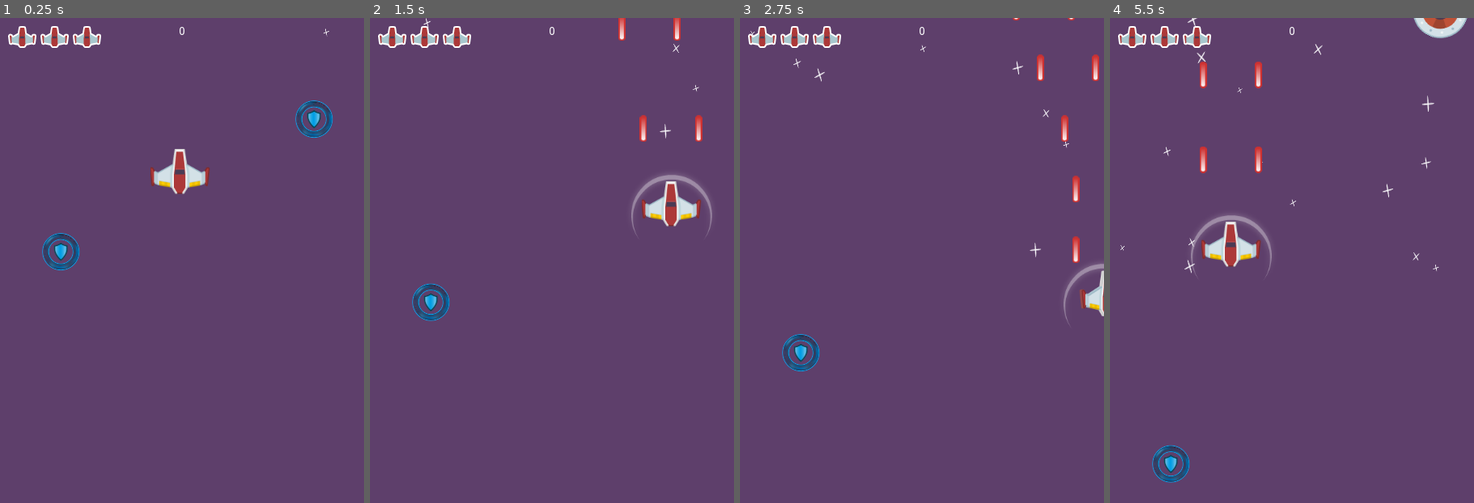
Above: before the commit, frames 1-4 (left to right).
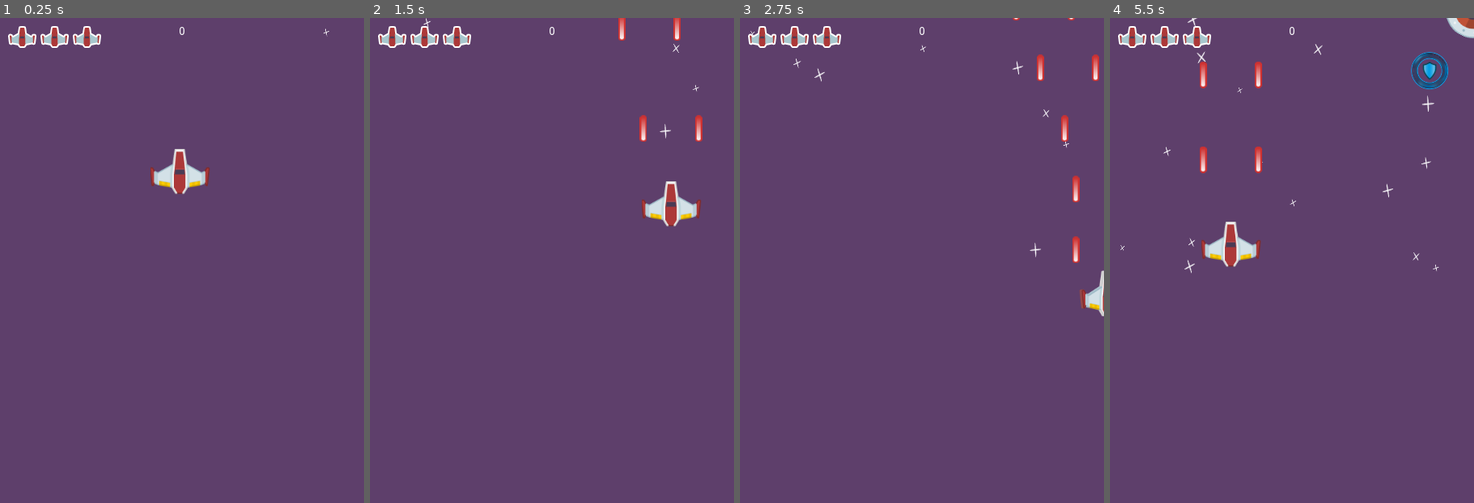
Above: after the commit, the same moments.

Repository: CodeNMore/Yet-Another-Space-Shooter
Game: Godot game, scene res://MainScenes/Gameplay.tscn
Same seed, same stepped clock (60 frames per second), same inputs: the game is played once before the commit and once after it.
Inputs:
- Up to frame 1 (0.25 s): no input
- Up to frame 2 (1.5 s): hold D (move_right) 0.53-1.28 s; hold Space (shoot) 0.53-1.28 s; hold S (move_down) from 1.28 s (still down); tap Space (shoot) at 1.35 s
- Up to frame 3 (2.75 s): release S (move_down) at 2.03 s; hold D (move_right) from 2.03 s (still down); hold Space (shoot) from 2.03 s (still down)
- Up to frame 4 (5.5 s): release D (move_right) at 2.78 s; release Space (shoot) at 2.78 s; hold W (move_up) 2.78-3.53 s; tap Space (shoot) at 2.85, 4.35 s; hold Space (shoot) 3.53-4.28 s; hold A (move_left) 3.53-5.03 s; hold S (move_down) from 5.03 s (still down); hold Space (shoot) from 5.03 s (still down)

The runs differ from the first frame. In frame 1, 1.0% of the frame differs, in the area x 11-92%, y 17-52%; in frame 2, 0.8%; in frame 3, 0.6%; in frame 4, 1.8%, in the area x 11-100%, y 0-96%.

Commit message:
Episode 29 - Powerup Spawning

Diff:
--- a/MainScenes/Gameplay.tscn
+++ b/MainScenes/Gameplay.tscn
@@ -1,12 +1,11 @@
-[gd_scene load_steps=8 format=2]
+[gd_scene load_steps=7 format=2]
 
 [ext_resource path="res://Player/Player.tscn" type="PackedScene" id=1]
 [ext_resource path="res://Textures/backgroundColor.png" type="Texture" id=2]
 [ext_resource path="res://Textures/starBig.png" type="Texture" id=3]
-[ext_resource path="res://Enemy/Spawner.gd" type="Script" id=4]
+[ext_resource path="res://Spawner/Spawner.tscn" type="PackedScene" id=4]
 [ext_resource path="res://HUD/HUD.tscn" type="PackedScene" id=5]
 [ext_resource path="res://Camera/ShakeCam.gd" type="Script" id=6]
-[ext_resource path="res://Powerups/ShieldPowerup.tscn" type="PackedScene" id=7]
 
 [node name="Gameplay" type="Node"]
 
@@ -37,25 +36,12 @@
 
 [node name="HUD" parent="CanvasLayer" instance=ExtResource( 5 )]
 
-[node name="ShieldPowerup" parent="." instance=ExtResource( 7 )]
-position = Vector2( 75, 277 )
-
-[node name="ShieldPowerup2" parent="." instance=ExtResource( 7 )]
-position = Vector2( 388, 113 )
-
 [node name="Player" parent="." instance=ExtResource( 1 )]
 position = Vector2( 222.918, 190.882 )
 
-[node name="Spawner" type="Node2D" parent="."]
-position = Vector2( 224.76, -59.4605 )
-script = ExtResource( 4 )
-
-[node name="SpawnTimer" type="Timer" parent="Spawner"]
-one_shot = true
+[node name="Spawner" parent="." instance=ExtResource( 4 )]
 
 [node name="Cam" type="Camera2D" parent="."]
 anchor_mode = 0
 current = true
 script = ExtResource( 6 )
-
-[connection signal="timeout" from="Spawner/SpawnTimer" to="Spawner" method="_on_SpawnTimer_timeout"]
--- a/Enemy/Spawner.gd
+++ b/Spawner/Spawner.gd
@@ -7,29 +7,38 @@
 	preload("res://Enemy/SlowShooter.tscn"),
 	preload("res://Enemy/BouncerEnemy.tscn")
 ]
+var preloadedPowerups := [
+	preload("res://Powerups/ShieldPowerup.tscn"),
+]
 var plMeteor := preload("res://Meteor/Meteor.tscn")
 
 onready var spawnTimer := $SpawnTimer
+onready var powerupSpawnTimer := $PowerupSpawnTimer
 
-var nextSpawnTime := 5.0
+export var nextSpawnTime := 5.0
+export var minPowerupSpawnTime := 3
+export var maxPowerupSpawnTime := 20
 
 func _ready():
 	randomize()
 	spawnTimer.start(nextSpawnTime)
+	powerupSpawnTimer.start(minPowerupSpawnTime)
+
+func getRandomSpawnPos() -> Vector2:
+	var viewRect := get_viewport_rect()
+	var xPos := rand_range(viewRect.position.x, viewRect.end.x)
+	return Vector2(xPos, position.y)
 
 func _on_SpawnTimer_timeout():
 	# Spawn an enemy
-	var viewRect := get_viewport_rect()
-	var xPos := rand_range(viewRect.position.x, viewRect.end.x)
-
 	if randf() < 0.1:
 		var meteor := plMeteor.instance()
-		meteor.position = Vector2(xPos, position.y)
+		meteor.position = getRandomSpawnPos()
 		get_tree().current_scene.add_child(meteor)
 	else:
 		var enemyPreload = preloadedEnemies[randi() % preloadedEnemies.size()]
 		var enemy: Enemy = enemyPreload.instance()
-		enemy.position = Vector2(xPos, position.y)
+		enemy.position = getRandomSpawnPos()
 		get_tree().current_scene.add_child(enemy)
 
 	# Restart the timer
@@ -37,3 +46,10 @@
 	if nextSpawnTime < MIN_SPAWN_TIME:
 		nextSpawnTime = MIN_SPAWN_TIME
 	spawnTimer.start(nextSpawnTime)
+
+func _on_PowerupSpawnTimer_timeout() -> void:
+	var powerupPreload = preloadedPowerups[randi() % preloadedPowerups.size()]
+	var powerup: Powerup = powerupPreload.instance()
+	powerup.position = getRandomSpawnPos()
+	get_tree().current_scene.add_child(powerup)
+	powerupSpawnTimer.start(rand_range(minPowerupSpawnTime, maxPowerupSpawnTime))
--- /dev/null
+++ b/Spawner/Spawner.tscn
@@ -0,0 +1,16 @@
+[gd_scene load_steps=2 format=2]
+
+[ext_resource path="res://Spawner/Spawner.gd" type="Script" id=1]
+
+[node name="Spawner" type="Node2D"]
+position = Vector2( 224.76, -59.4605 )
+script = ExtResource( 1 )
+
+[node name="SpawnTimer" type="Timer" parent="."]
+one_shot = true
+
+[node name="PowerupSpawnTimer" type="Timer" parent="."]
+one_shot = true
+
+[connection signal="timeout" from="SpawnTimer" to="." method="_on_SpawnTimer_timeout"]
+[connection signal="timeout" from="PowerupSpawnTimer" to="." method="_on_PowerupSpawnTimer_timeout"]
